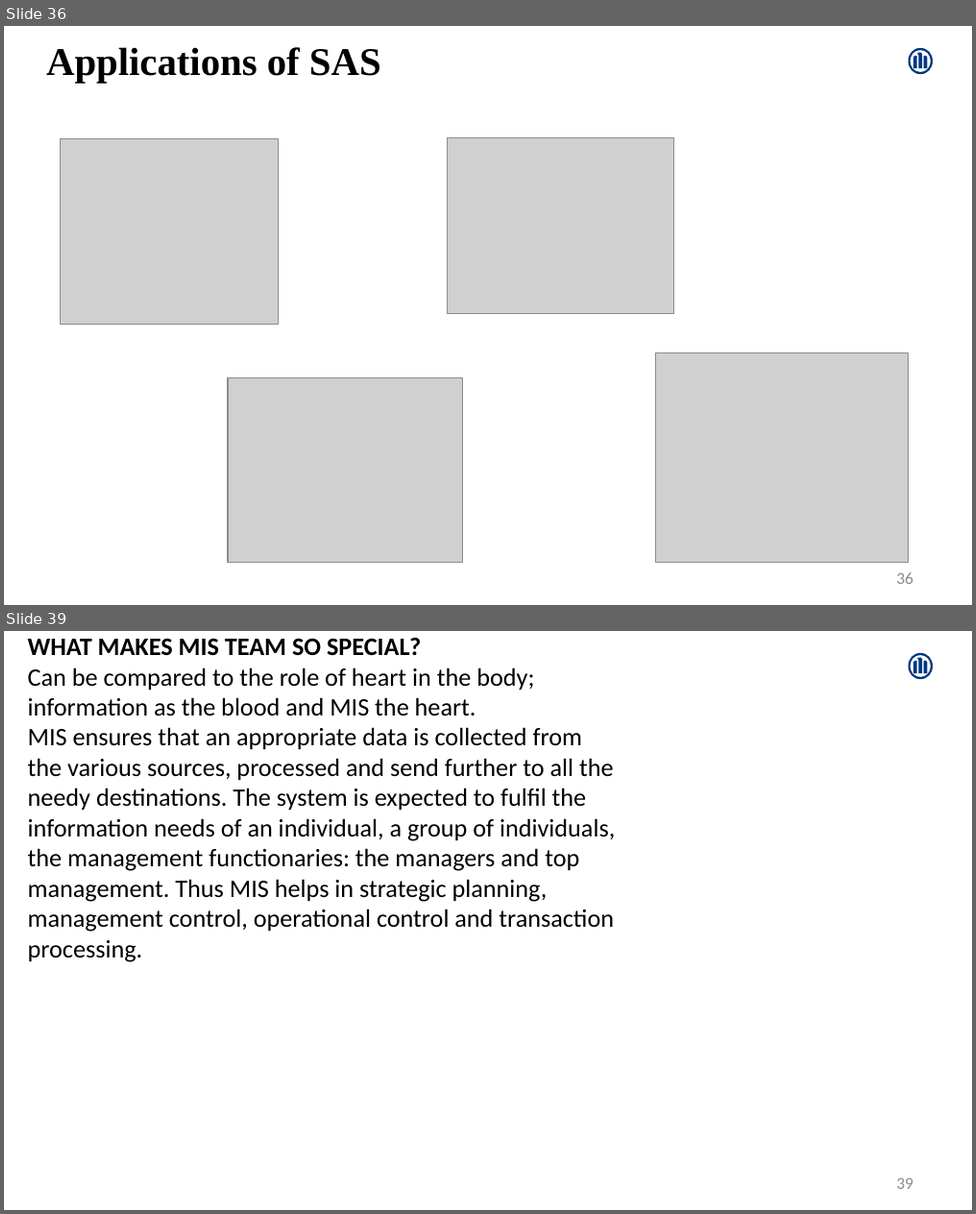
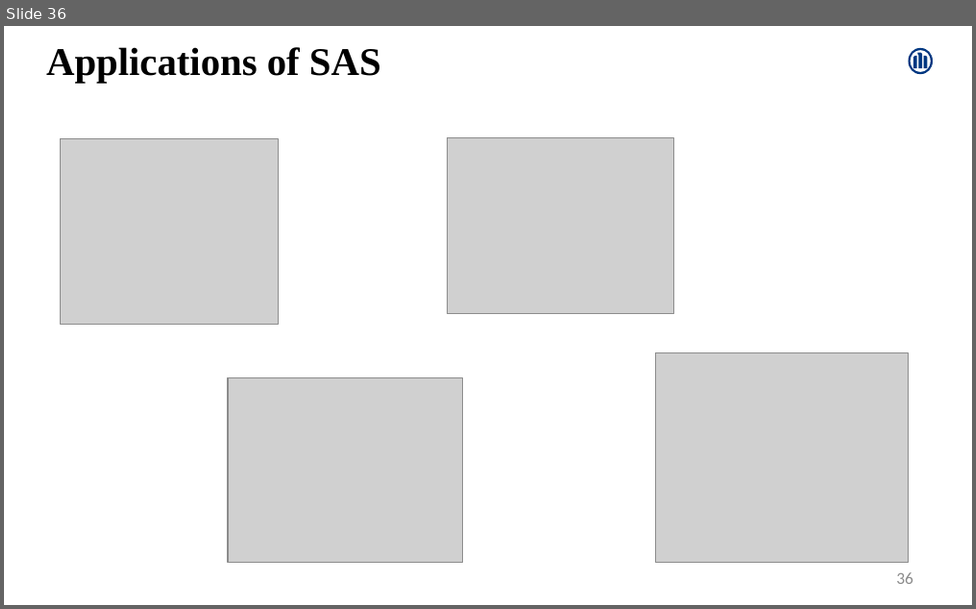
Before and after one commit to Amrutha-Mohan/UpdatedProjects, a slide deck: AmruthaMohan.pptx. Shown one above the other, each under a label of ours: slides 36 and 39 before the commit, slide 36 after it; the slides between them are not shown. The pictures are 976x1214 and 976x609 pixels, drawn with LibreOffice and Linux fonts; fonts in the diff are those of the drawing; grey boxes stand for pictures. Boxes give left, top, right and bottom in pixels: in the first picture for what was removed or moved away, otherwise in the second. Text is boxed around its words. In the diff, an @@ line names an element or a change of style, - is before the commit and + after.

```diff
--- a/AmruthaMohan.pptx
+++ b/AmruthaMohan.pptx
@@ slide 39 removed at box(4, 631, 972, 1210), background #FFFFFF; not listed: 1 template element that a slide beside it also shows @@
@@ text removed at box(28, 638, 615, 962) @@
-WHAT MAKES MIS TEAM SO SPECIAL?
-Can be compared to the role of heart in the body;
-information as the blood and MIS the heart.
-MIS ensures that an appropriate data is collected from
-the various sources, processed and send further to all the
-needy destinations. The system is expected to fulfil the
-information needs of an individual, a group of individuals,
-the management functionaries: the managers and top
-management. Thus MIS helps in strategic planning,
-management control, operational control and transaction
-processing.
@@ page number removed at box(896, 1178, 913, 1189) @@
-39
```
Also in this commit, not shown: 3 slides changed, 7 slides added, 8 other slides removed.
